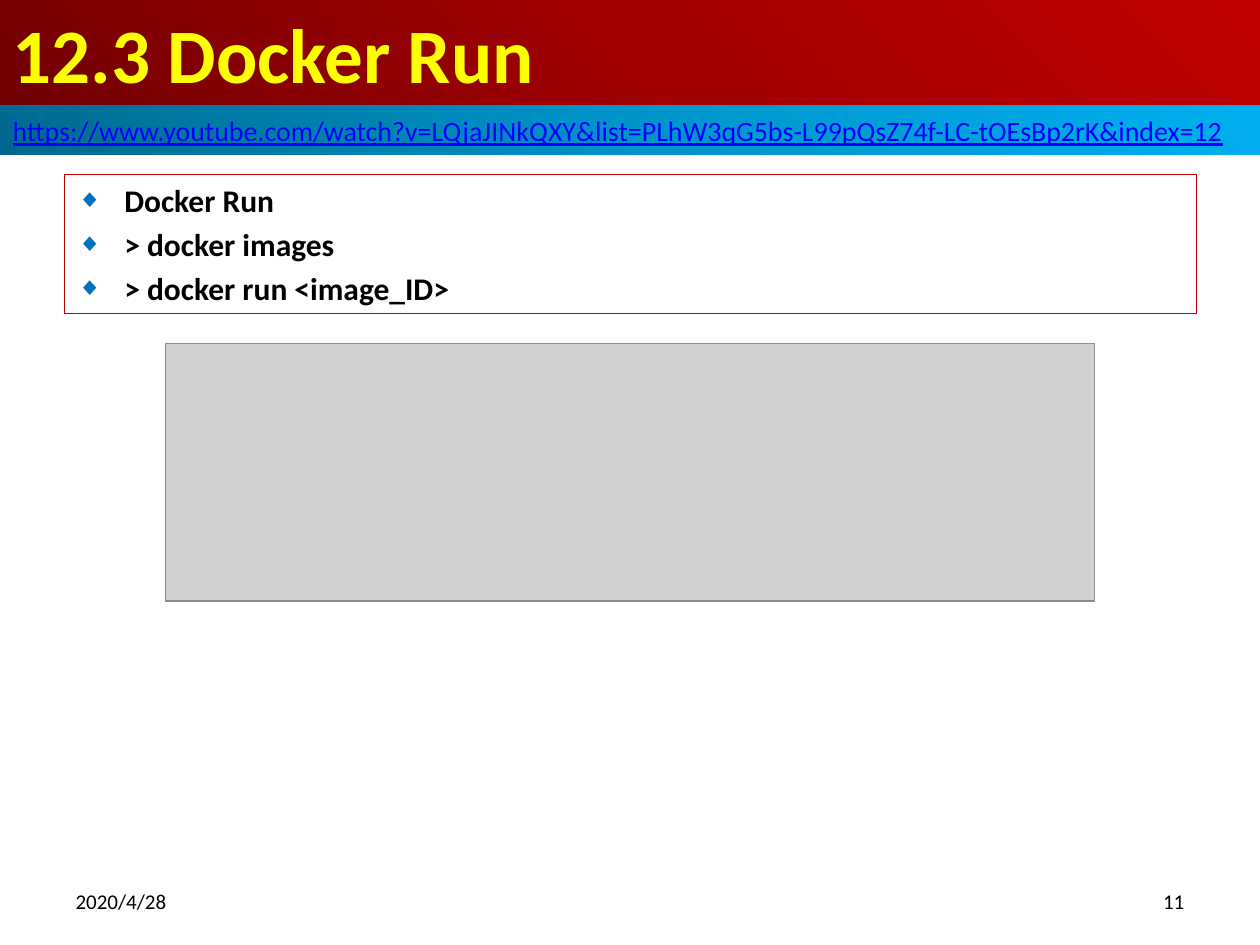
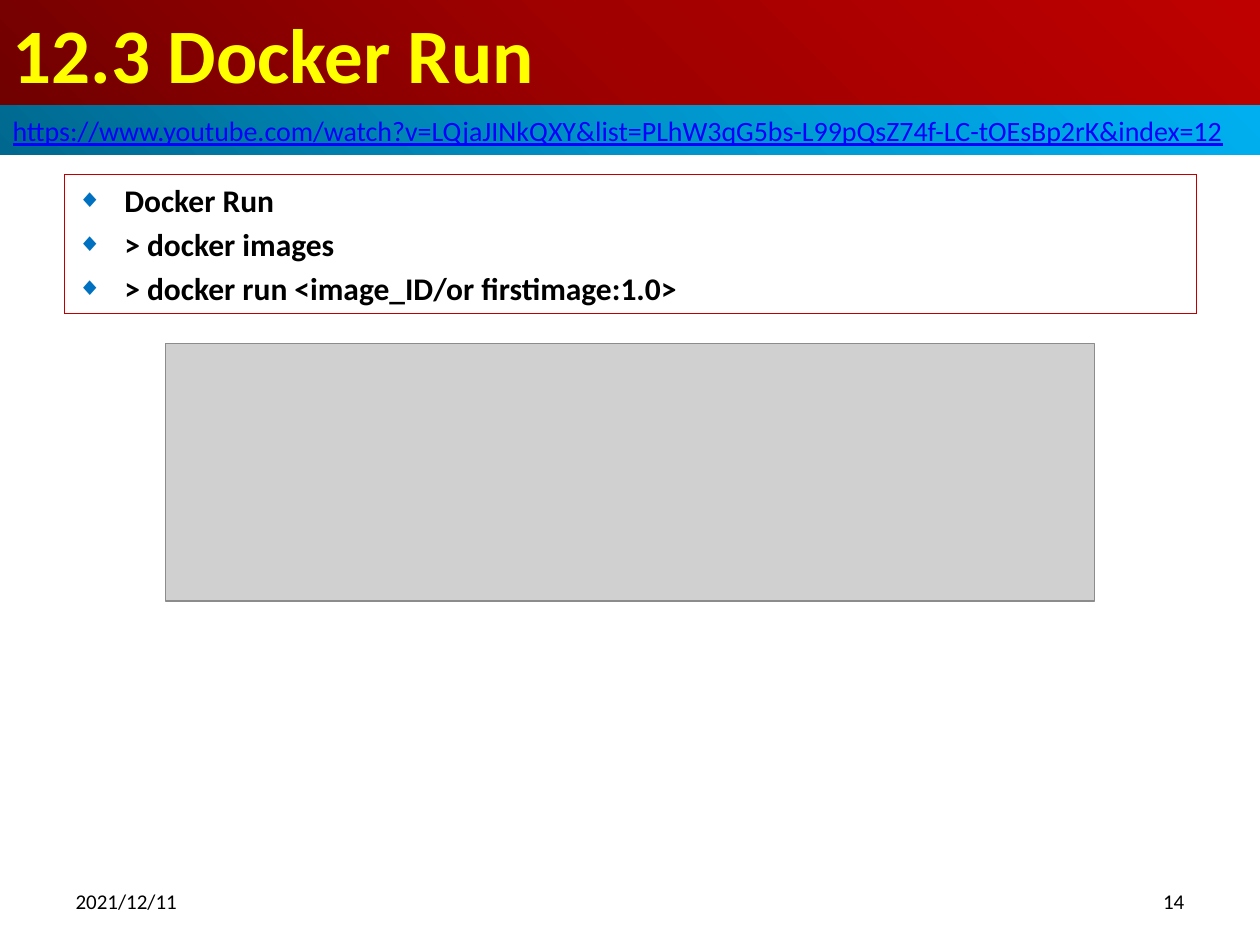
Before and after one commit to peterhchen/800-Docker, a slide deck: slide 14 of 12_Dockerfile.pptx (slide 11 before the commit). Drawn at 1260x945 pixels with LibreOffice and Linux fonts; fonts in the diff are those of the drawing; grey boxes stand for pictures. Boxes give left, top, right and bottom in pixels: in the first picture for what was removed or moved away, otherwise in the second. Text is boxed around its words. In the diff, an @@ line names an element or a change of style, - is before the commit and + after.

```diff
--- a/12_Dockerfile.pptx
+++ b/12_Dockerfile.pptx
@@ subtitle at [147, 278, 676, 306]: text changed @@
-◆ > docker run <image_ID>
+◆ > docker run <image_ID/or firstimage:1.0>
@@ text at [76, 894, 177, 910]: text changed @@
-2020/4/28
+2021/12/11
@@ page number at [1163, 895, 1184, 909]: text changed @@
-11
+14
```
Also in this commit, not shown: 11 other slides changed, 3 slides added.
